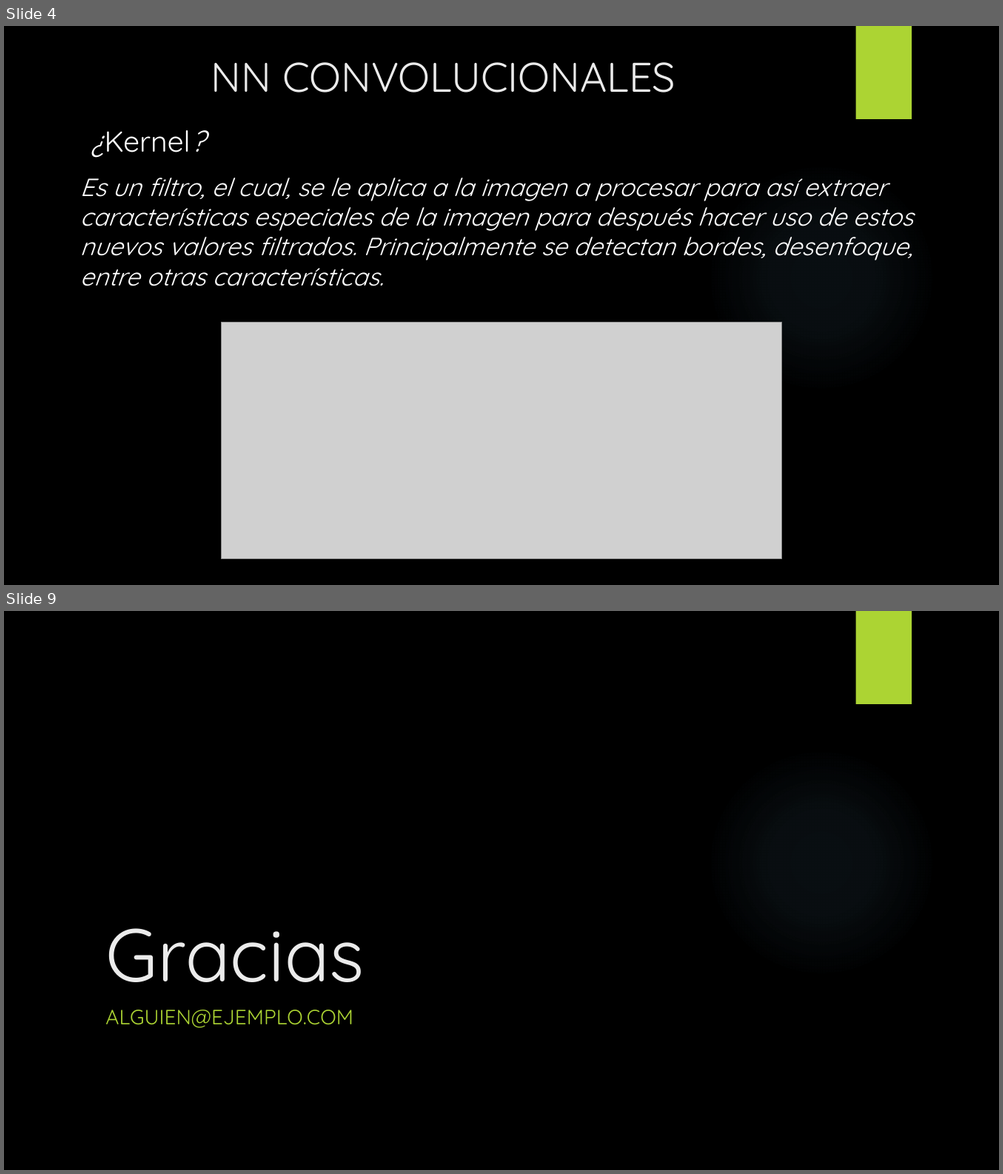
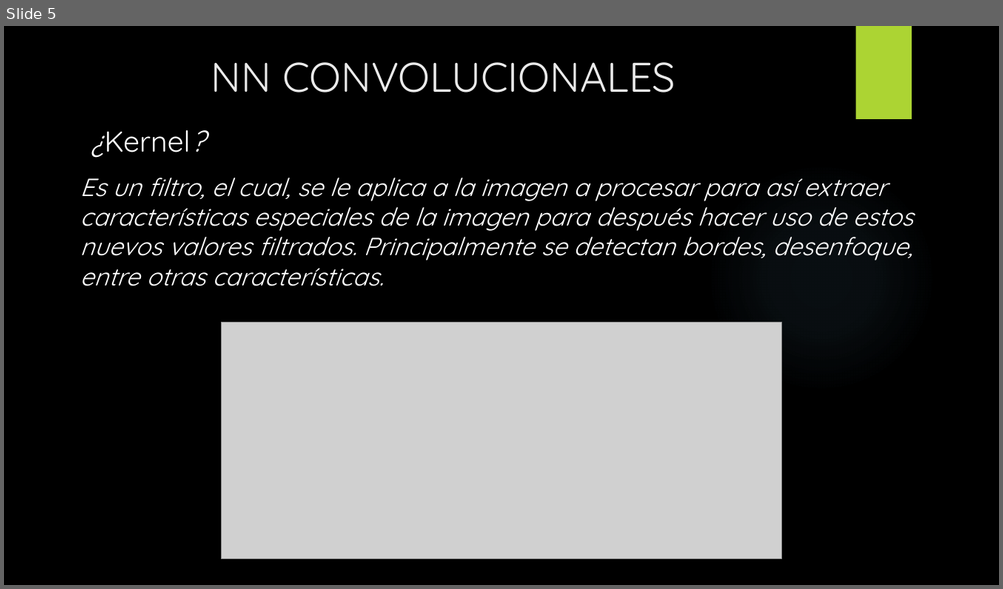
Before and after one commit to unknowchar/NN-imgClasification, a slide deck: NEURONAL NETWORK.pptx. Shown one above the other, each under a label of ours: slides 4 and 9 before the commit, slide 5 after it; the slides between them are not shown. The pictures are 1003x1174 and 1003x589 pixels, drawn with LibreOffice and Linux fonts; fonts in the diff are those of the drawing; grey boxes stand for pictures; background and template pictures are left out. Boxes give left, top, right and bottom in pixels: in the first picture for what was removed or moved away, otherwise in the second. Text is boxed around its words. In the diff, an @@ line names an element or a change of style, - is before the commit and + after.

```diff
--- a/NEURONAL NETWORK.pptx
+++ b/NEURONAL NETWORK.pptx
@@ slide 9 removed at (4,611,999,1170), background picture (left out); not listed: 1 template element that a slide beside it also shows @@
@@ rectangle removed at (855,611,911,704) @@
@@ title removed at (105,928,364,982) @@
-Gracias
@@ subtitle removed at (105,1010,353,1028) @@
-ALGUIEN@EJEMPLO.COM
@@ what was slide 4 is now slide 5 @@
```
Also in this commit, not shown: 3 slides changed, 5 slides added, 2 other slides removed.
